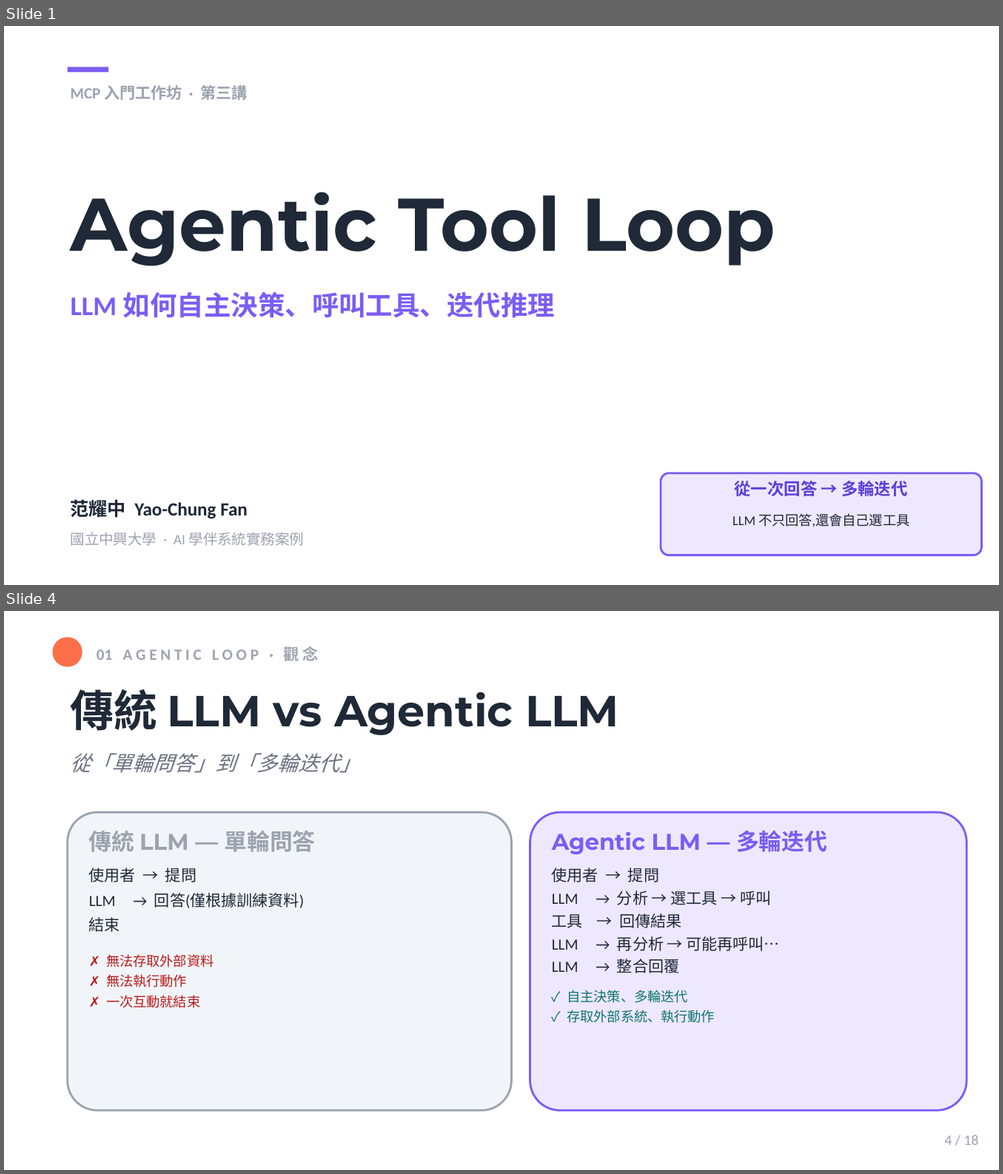
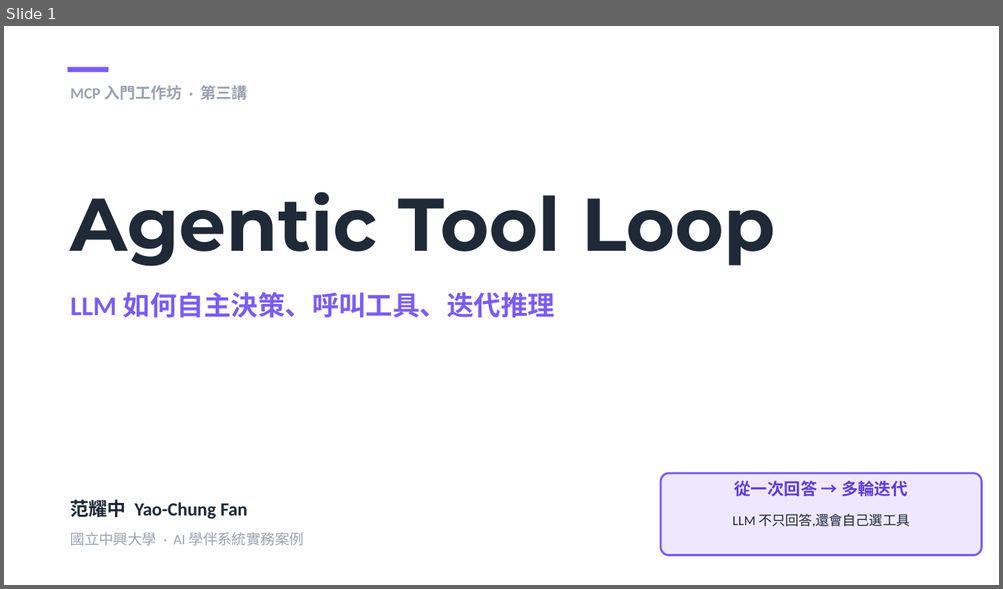
Before and after one commit to mjib007/nchu-mcp-workshop-2026, a slide deck: 03-agentic-tool-loop.pptx. Shown one above the other, each under a label of ours: slides 1 and 4 before the commit, slide 1 after it; the slides between them are not shown. The pictures are 1003x1174 and 1003x589 pixels, drawn with LibreOffice and Linux fonts; fonts in the diff are those of the drawing. Boxes give left, top, right and bottom in pixels: in the first picture for what was removed or moved away, otherwise in the second. Text is boxed around its words. In the diff, an @@ line names an element or a change of style, - is before the commit and + after.

```diff
--- a/03-agentic-tool-loop.pptx
+++ b/03-agentic-tool-loop.pptx
@@ slide 4 removed at (4,611,999,1170), background #FFFFFF @@
@@ rectangle removed at (4,611,999,1170) @@
@@ ellipse removed at (53,637,82,667) @@
@@ text removed at (96,647,318,661) @@
-01 A G E N T I C L O O P · 觀 念
@@ text removed at (71,689,619,735) @@
-傳統 LLM vs Agentic LLM
@@ text removed at (71,753,361,773) @@
-從「單輪問答」到「多輪迭代」
@@ rounded rectangle removed at (68,812,511,1111) @@
@@ text removed at (89,831,316,852) @@
-傳統 LLM — 單輪問答
@@ rounded rectangle removed at (530,812,967,1111) @@
@@ text removed at (552,831,827,854) @@
-Agentic LLM — 多輪迭代
@@ text removed at (89,868,304,1008) @@
-使用者 → 提問
-LLM → 回答(僅根據訓練資料)
-結束
-✗ 無法存取外部資料
-✗ 無法執行動作
-✗ 一次互動就結束
@@ text removed at (552,868,780,1023) @@
-使用者 → 提問
-LLM → 分析 → 選工具 → 呼叫
-工具 → 回傳結果
-LLM → 再分析 → 可能再呼叫…
-LLM → 整合回覆
-✓ 自主決策、多輪迭代
-✓ 存取外部系統、執行動作
@@ text removed at (945,1136,979,1145) @@
-4 / 18
```
Also in this commit, not shown: 5 slides changed, 2 slides added, 11 other slides removed, 1 other file.
